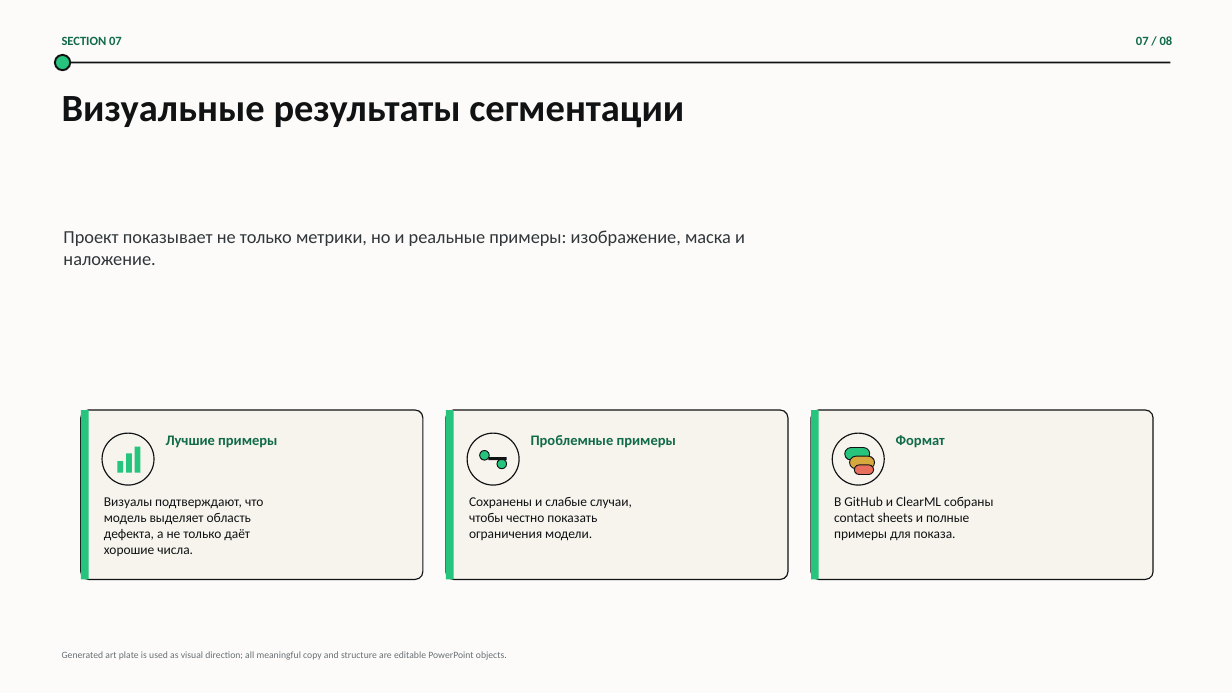
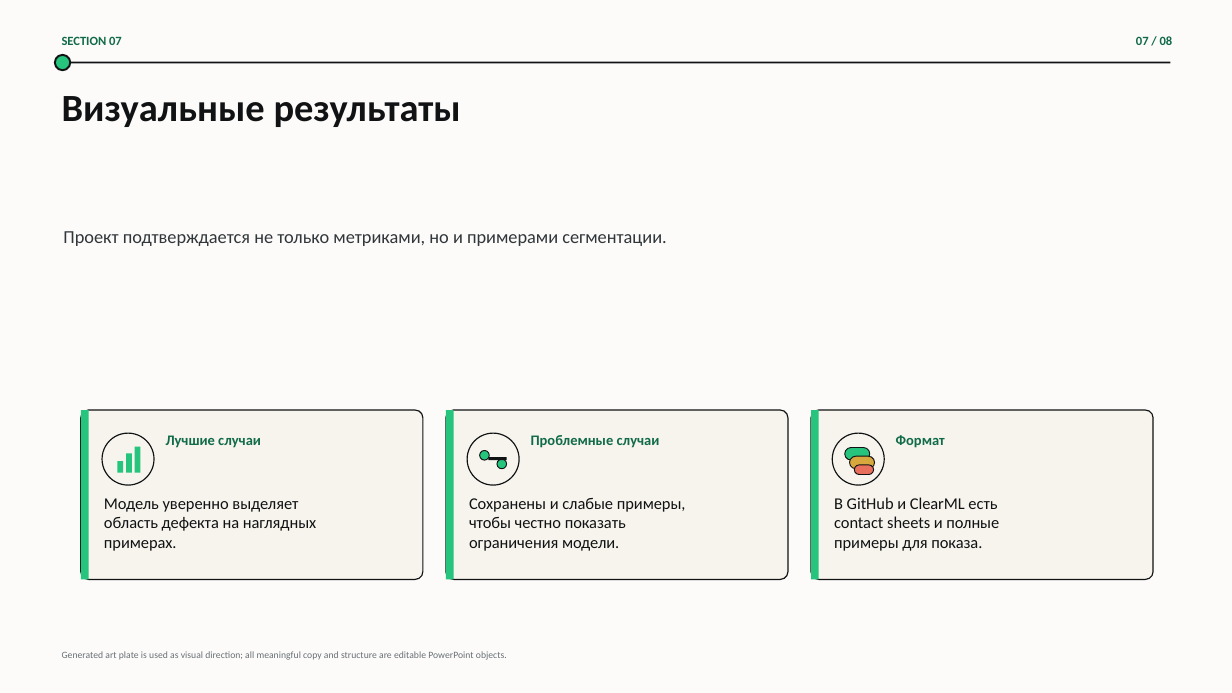
Before and after one commit to rvaleev2016-eng/conveyor-defect-detection, a slide deck: slide 7 of docs/presentation/conveyor_defect_detection_presentation.pptx. Drawn at 1232x693 pixels with LibreOffice and Linux fonts; fonts in the diff are those of the drawing; background and template pictures are left out. Boxes give left, top, right and bottom in pixels: in the first picture for what was removed or moved away, otherwise in the second. Text is boxed around its words. In the diff, an @@ line names an element or a change of style, - is before the commit and + after.

```diff
--- a/docs/presentation/conveyor_defect_detection_presentation.pptx
+++ b/docs/presentation/conveyor_defect_detection_presentation.pptx
@@ text at (x1=62, y1=96, x2=461, y2=127): text changed @@
-Визуальные результаты сегментации
+Визуальные результаты
@@ text at (x1=63, y1=231, x2=666, y2=246): text changed @@
-Проект показывает не только метрики, но и реальные примеры: изображение, маска и наложение.
+Проект подтверждается не только метриками, но и примерами сегментации.
@@ text at (x1=166, y1=435, x2=261, y2=448): text changed @@
-Лучшие примеры
+Лучшие случаи
@@ text at (x1=531, y1=435, x2=660, y2=448): text changed @@
-Проблемные примеры
+Проблемные случаи
@@ text at (x1=104, y1=498, x2=316, y2=551): text changed; size 10.5 to 12.8 pt @@
-Визуалы подтверждают, что
-модель выделяет область
-дефекта, а не только даёт
-хорошие числа.
+Модель уверенно выделяет
+область дефекта на наглядных
+примерах.
@@ text at (x1=469, y1=498, x2=686, y2=512): text changed; size 10.5 to 12.8 pt @@
-Сохранены и слабые случаи,
+Сохранены и слабые примеры,
@@ text at (x1=834, y1=497, x2=997, y2=509): text changed; size 10.5 to 12.8 pt @@
-В GitHub и ClearML собраны
+В GitHub и ClearML есть
@@ text at (x1=469, y1=517, x2=626, y2=551): size 10.5 to 12.8 pt in "чтобы честно показать", "ограничения модели." @@
@@ text at (x1=834, y1=516, x2=999, y2=551): size 10.5 to 12.8 pt in "contact sheets и полные", "примеры для показа." @@
```
Also in this commit, not shown: 7 other slides changed.
